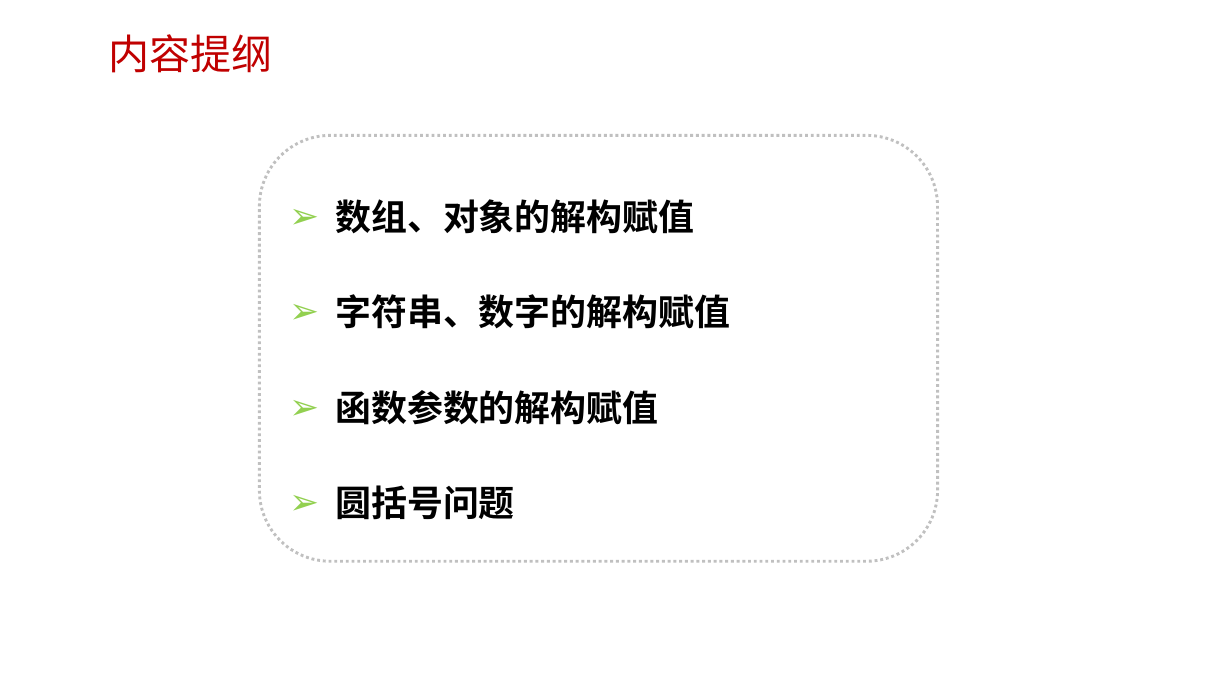
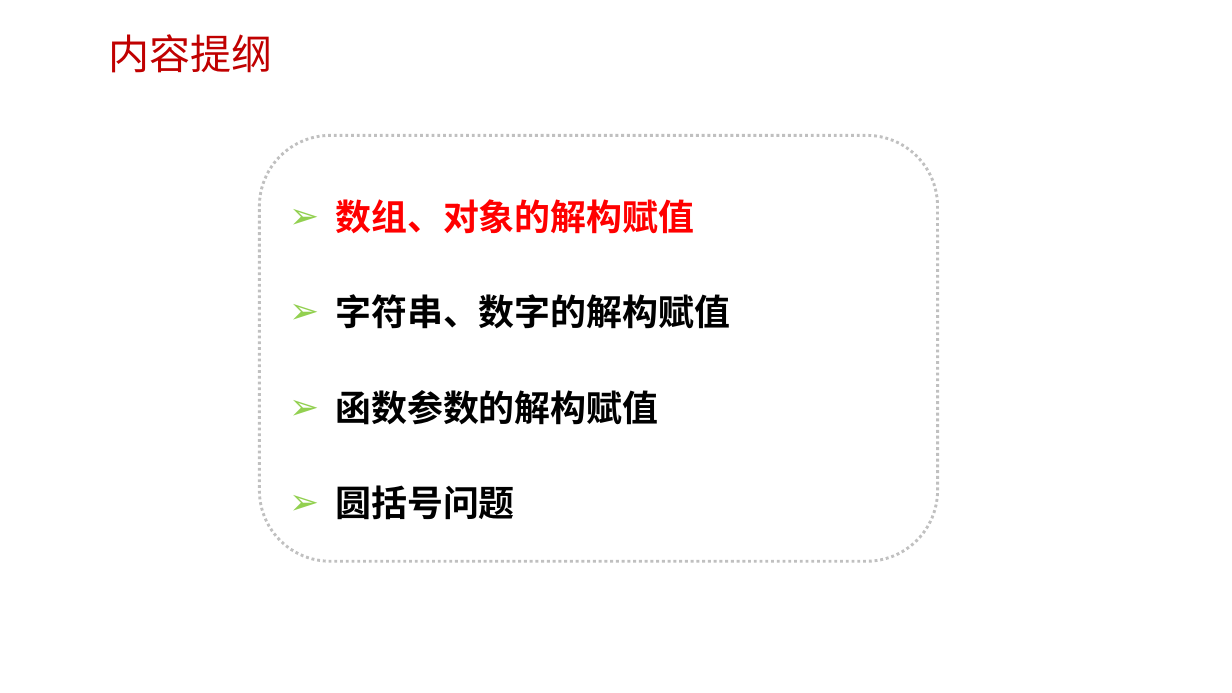
Before and after one commit to edu2act/course-javascript-advanced, a slide deck: slide 18 of 课程PPT/13.ECMAScript 6 一.pptx (slide 17 before the commit). Drawn at 1232x693 pixels with LibreOffice and Linux fonts; fonts in the diff are those of the drawing; background and template pictures are left out. Boxes give left, top, right and bottom in pixels: in the first picture for what was removed or moved away, otherwise in the second. Text is boxed around its words. In the diff, an @@ line names an element or a change of style, - is before the commit and + after.

```diff
--- a/课程PPT/13.ECMAScript 6 一.pptx
+++ b/课程PPT/13.ECMAScript 6 一.pptx
@@ text in rounded rectangle at (x1=335, y1=199, x2=694, y2=234): text colour #000000 to #FF0000 in "数组、对象的解构赋值" @@
```
Also in this commit, not shown: 4 other slides changed, 4 slides added, 6 other files.
